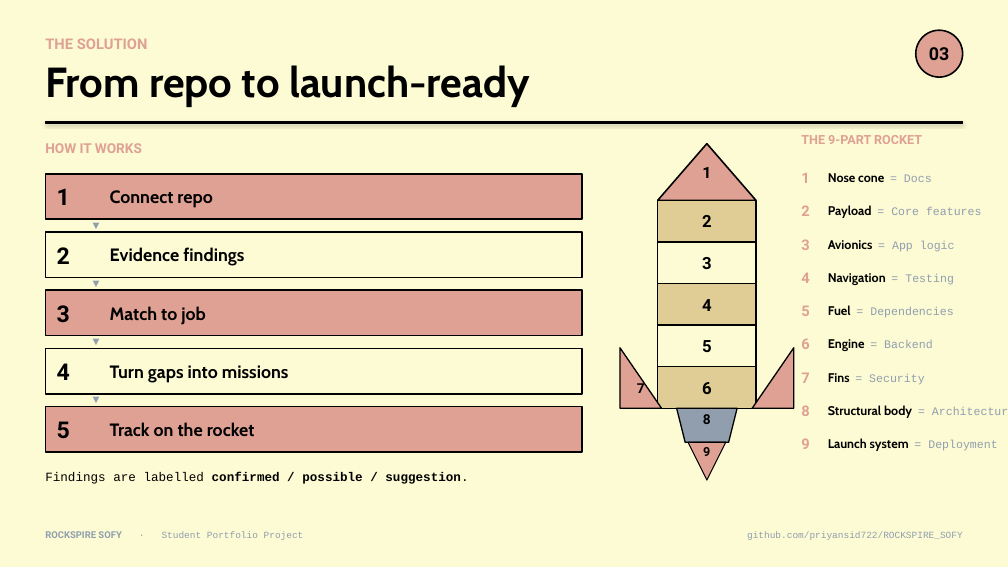
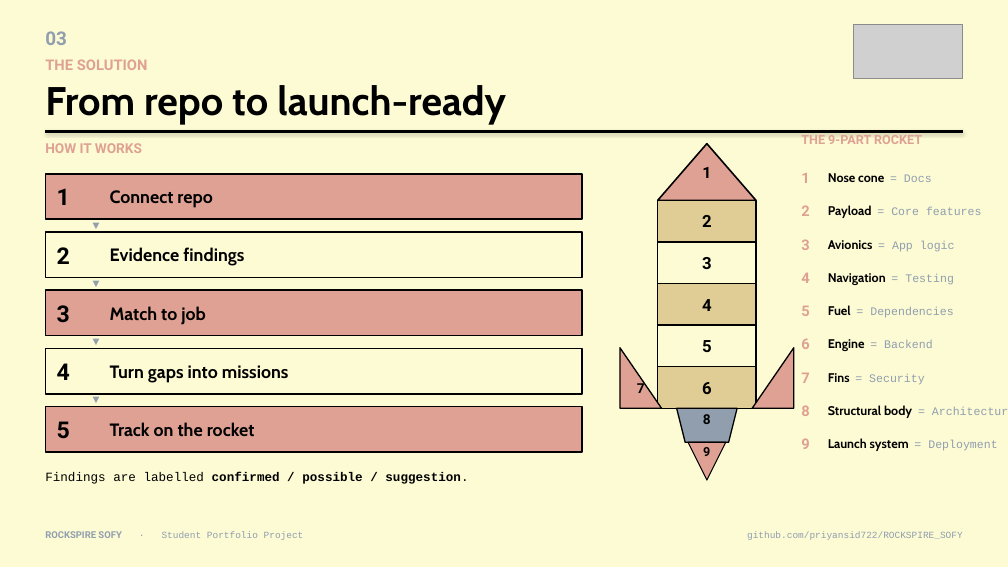
Before and after one commit to priyansid722/ROCKSPIRE_SOFY, a slide deck: slide 3 of presentation/Rockspire_Sofy_Presentation.pptx. Drawn at 1008x567 pixels with LibreOffice and Linux fonts; fonts in the diff are those of the drawing; grey boxes stand for pictures. Boxes give left, top, right and bottom in pixels: in the first picture for what was removed or moved away, otherwise in the second. Text is boxed around its words. In the diff, an @@ line names an element or a change of style, - is before the commit and + after.

```diff
--- a/presentation/Rockspire_Sofy_Presentation.pptx
+++ b/presentation/Rockspire_Sofy_Presentation.pptx
@@ text "03": place and size @@
-text "03" at bbox=[929, 47, 949, 60]
+text "03" at bbox=[45, 31, 67, 45]
@@ text "03" at bbox=[45, 31, 67, 45]: size 17 to 18 pt, text colour #000000 to #909EAE; alignment centre to left @@
@@ picture added at bbox=[854, 24, 963, 79] @@
@@ text "THE SOLUTION": place and size @@
-text "THE SOLUTION" at bbox=[45, 38, 148, 49]
+text "THE SOLUTION" at bbox=[45, 59, 148, 70]
@@ ellipse removed at bbox=[916, 30, 963, 77] @@
@@ text "From repo to launch-ready": place and size @@
-text "From repo to launch-ready" at bbox=[45, 65, 529, 107]
+text "From repo to launch-ready" at bbox=[45, 85, 506, 124]
@@ text "From repo to launch-ready" at bbox=[45, 85, 506, 124]: size 40 to 38 pt @@
@@ elbow line moved from (45, 123) - (963, 123) to (45, 132) - (963, 132) @@
```
Also in this commit, not shown: 5 other slides changed, 2 other files.
